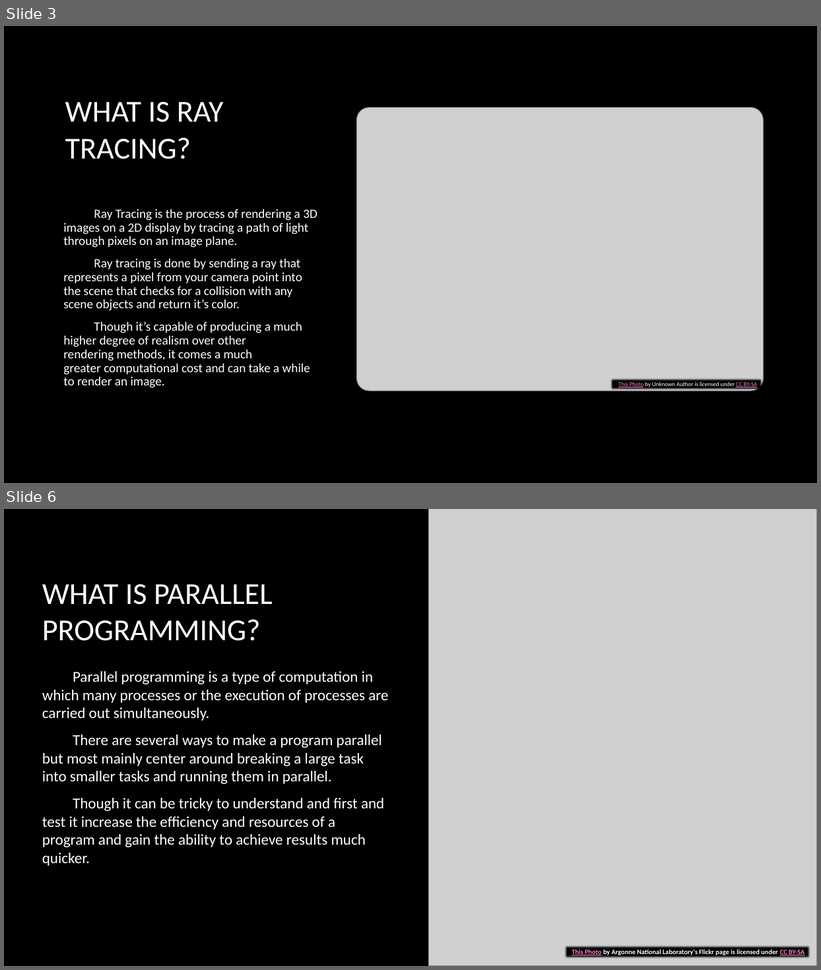
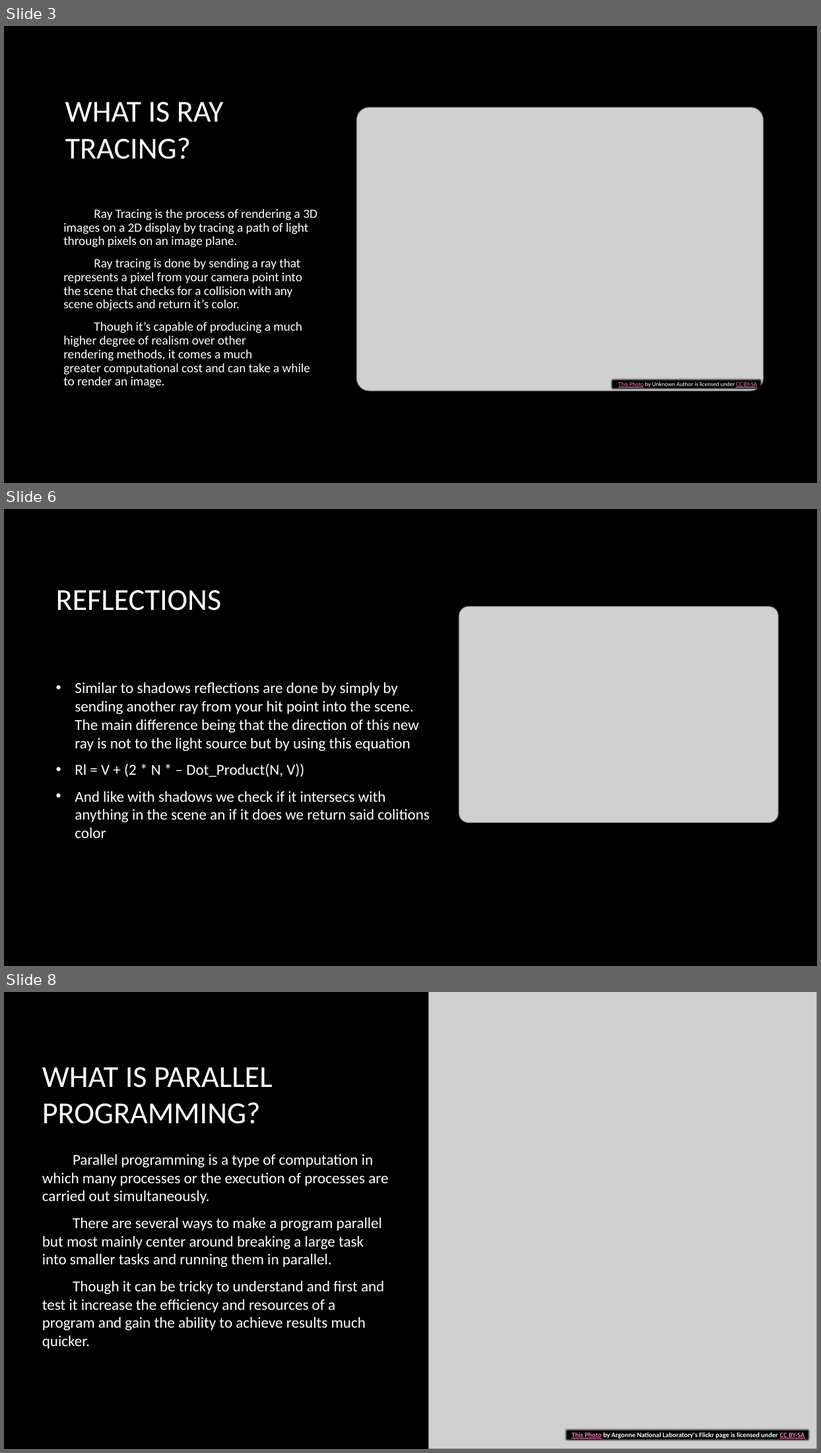
Before and after one commit to MariaPrograms/RayCasting, a slide deck: Graphics and Computational Programming.pptx. Shown one above the other, each under a label of ours: slides 3 and 6 before the commit, slides 3, 6 and 8 after it; the slides between them are not shown. The pictures are 821x970 and 821x1453 pixels, drawn with LibreOffice and Linux fonts; fonts in the diff are those of the drawing; grey boxes stand for pictures; background and template pictures are left out. Boxes give left, top, right and bottom in pixels: in the first picture for what was removed or moved away, otherwise in the second. Text is boxed around its words. In the diff, an @@ line names an element or a change of style, - is before the commit and + after.

```diff
--- a/Graphics and Computational Programming.pptx
+++ b/Graphics and Computational Programming.pptx
@@ slide 6 added at bbox=[4, 509, 817, 966], background picture (left out) @@
@@ title added at bbox=[56, 590, 222, 611], 36 pt, text #FFFFFF @@
+REFLECTIONS
@@ picture added at bbox=[459, 607, 778, 823] @@
@@ text added at bbox=[75, 683, 430, 838], 18 pt, text #FFFFFF @@
+• Similar to shadows reflections are done by simply by sending another ray from your hit point into the scene. The main difference being that the direction of this new ray is not to the light source but by using this equation
+• Rl = V + (2 * N * – Dot_Product(N, V))
+• And like with shadows we check if it intersecs with anything in the scene an if it does we return said colitions color
@@ what was slide 6 is now slide 8 @@
```
Also in this commit, not shown: 3 other slides added, 2 slides removed, 2 other files.
